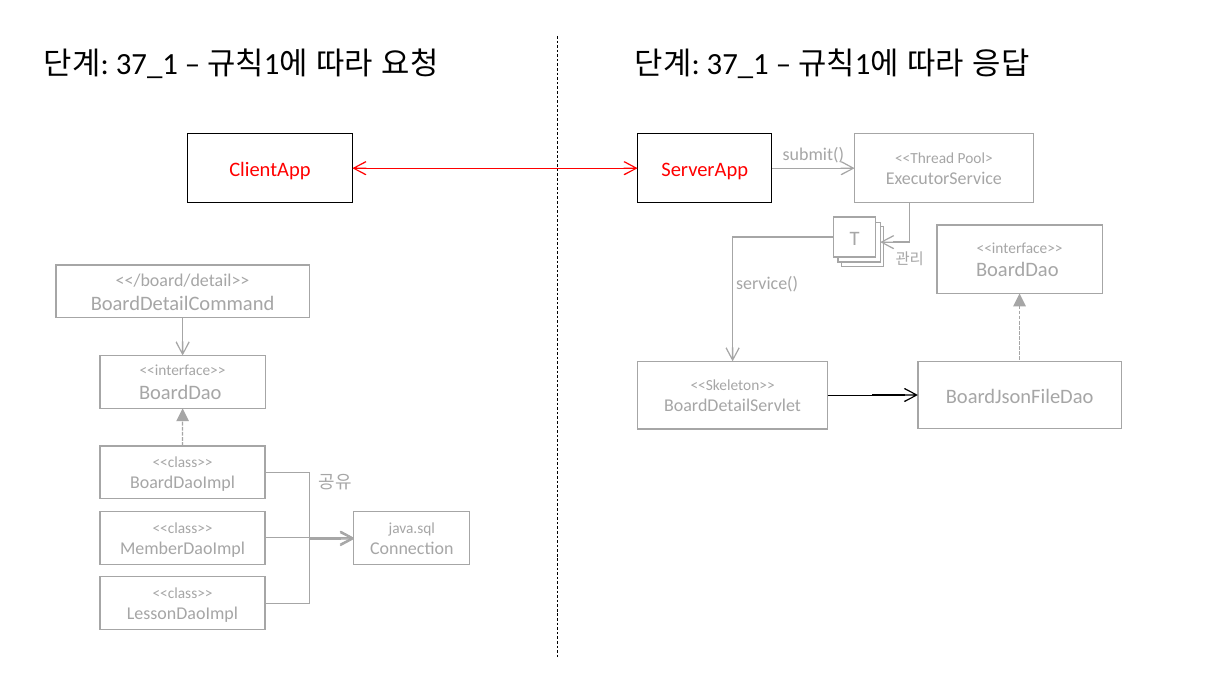
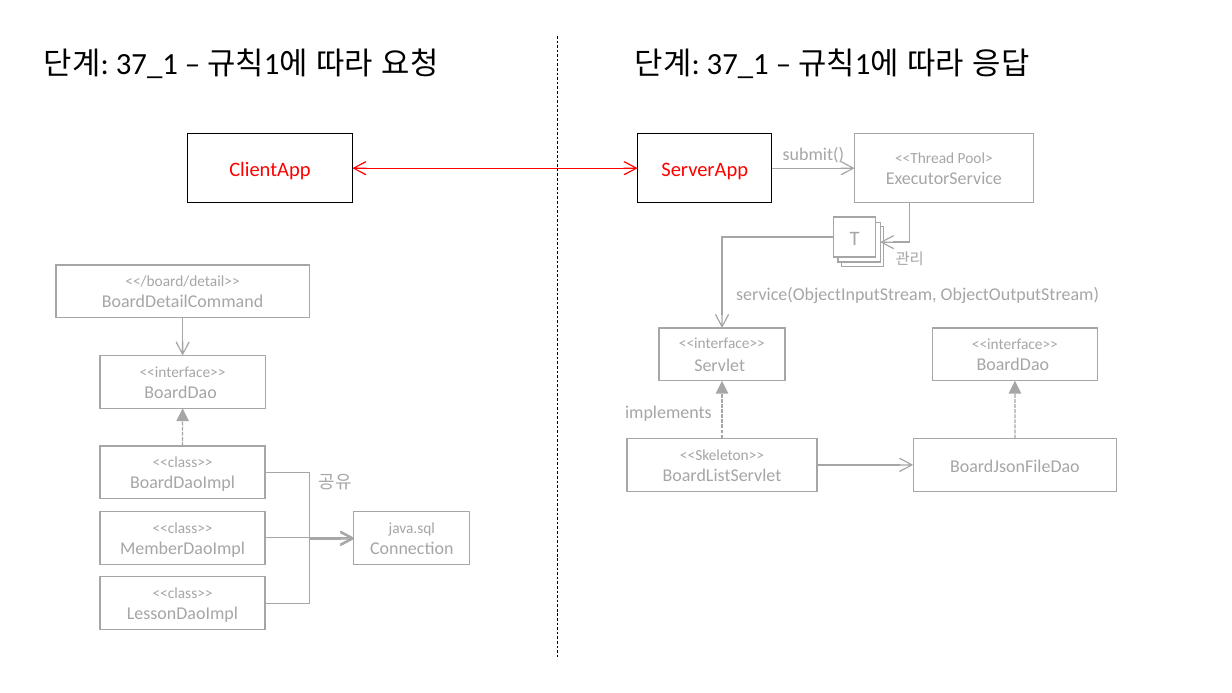
Before and after one commit to eomjinyoung/bitcamp-20191202, a slide deck: slide 50 of ClassDiagram.pptx. Drawn at 1232x693 pixels with LibreOffice and Linux fonts; fonts in the diff are those of the drawing. Boxes give left, top, right and bottom in pixels: in the first picture for what was removed or moved away, otherwise in the second. Text is boxed around its words. In the diff, an @@ line names an element or a change of style, - is before the commit and + after.

```diff
--- a/ClassDiagram.pptx
+++ b/ClassDiagram.pptx
@@ elbow arrow moved from (834, 238) - (733, 361) to (834, 238) - (722, 328) @@
@@ rectangle "<</board/detail>>" at (56, 265, 310, 318): size 14 to 12 pt in "<</board/detail>>"; size 16 to 14 pt in "BoardDetailCommand" @@
@@ text at (736, 287, 1099, 303): text changed @@
-service()
+service(ObjectInputStream, ObjectOutputStream)
@@ elbow arrow removed from (1020, 361) to (1020, 294) @@
@@ rectangle added at (659, 328, 786, 381), outline #A6A6A6 1 pt, 12 pt, text #A6A6A6 @@
+<<interface>>
+Servlet
@@ rectangle "<<interface>>": place and size @@
-rectangle "<<interface>>" at (937, 225, 1103, 293)
+rectangle "<<interface>>" at (933, 328, 1098, 381)
@@ text in rectangle at (977, 357, 1049, 370): size 16 to 14 pt in "BoardDao" @@
@@ text in rectangle at (144, 385, 216, 398): size 16 to 14 pt in "BoardDao" @@
@@ arrow added from (722, 439) to (722, 381), #A6A6A6 1 pt dashed @@
@@ arrow added from (1015, 439) to (1015, 381), #A6A6A6 1 pt dashed @@
@@ text added at (625, 405, 712, 421), 14 pt, text #A6A6A6 @@
+implements
@@ rectangle "<<Skeleton>>": place and size @@
-rectangle "<<Skeleton>>" at (638, 361, 828, 429)
+rectangle "<<Skeleton>>" at (628, 439, 818, 492)
@@ rectangle "BoardJsonFileDao": place and size @@
-rectangle "BoardJsonFileDao" at (918, 361, 1121, 429)
+rectangle "BoardJsonFileDao" at (913, 439, 1116, 492)
@@ rectangle "BoardJsonFileDao" at (913, 439, 1116, 492): size 16 to 14 pt @@
@@ text in rectangle at (663, 468, 782, 481): text changed @@
-BoardDetailServlet
+BoardListServlet
@@ elbow arrow moved from (828, 396) - (918, 396) to (817, 465) - (913, 465) @@
@@ elbow arrow (817, 465) - (913, 465): stroke #000000 1 pt to #A6A6A6 1 pt @@
```
Also in this commit, not shown: 1 other slide changed, 3 slides added, 1 other file.
